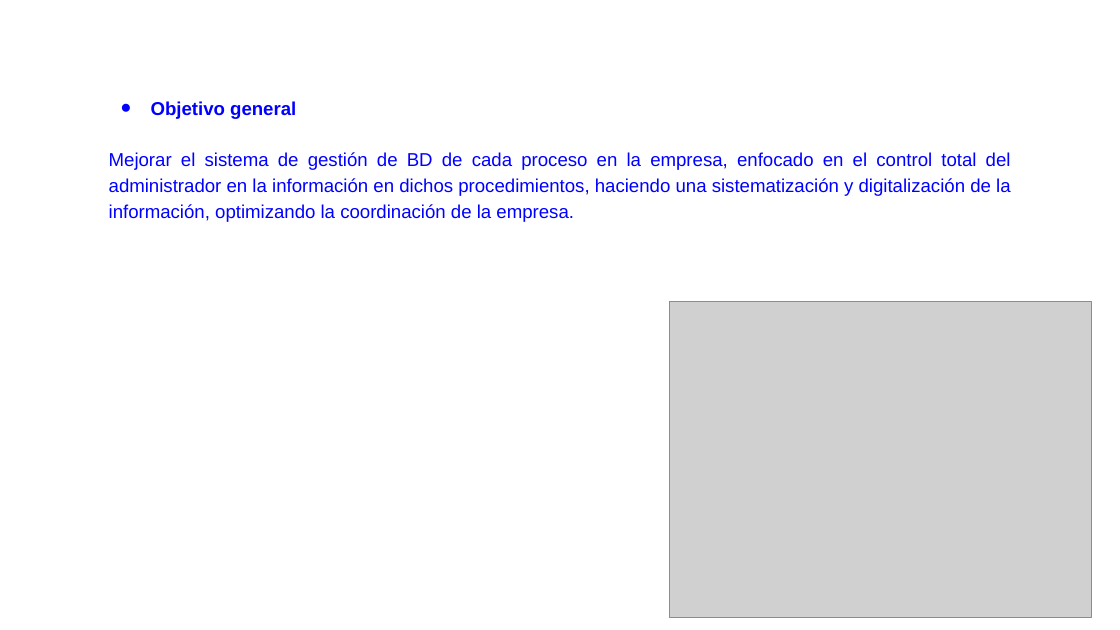
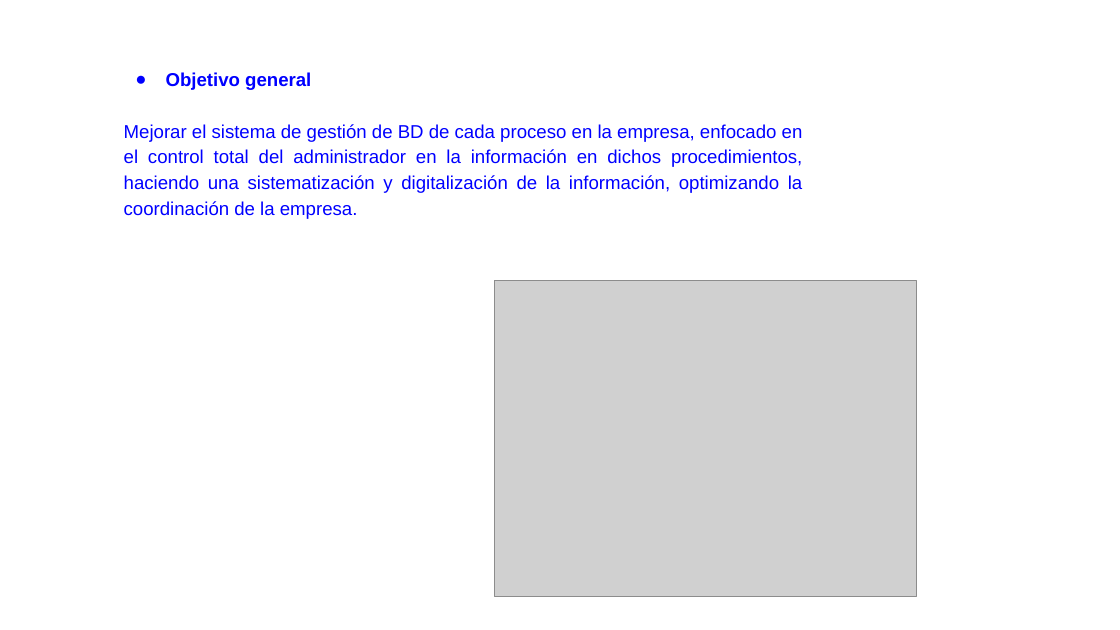
Before and after one commit to Stevenpc82/SOD-NiceJeans, a slide deck: slide 4 of 1.Presentacion de proyecto/PRESENTACION_AVANCES_PROYECTO.pptx. Drawn at 1120x630 pixels with LibreOffice and Linux fonts; fonts in the diff are those of the drawing; grey boxes stand for pictures; background and template pictures are left out. Boxes give left, top, right and bottom in pixels: in the first picture for what was removed or moved away, otherwise in the second. Text is boxed around its words. In the diff, an @@ line names an element or a change of style, - is before the commit and + after.

```diff
--- a/1.Presentacion de proyecto/PRESENTACION_AVANCES_PROYECTO.pptx
+++ b/1.Presentacion de proyecto/PRESENTACION_AVANCES_PROYECTO.pptx
@@ text "Objetivo general" rewrapped from bbox=[109, 101, 1011, 222] to bbox=[124, 72, 803, 219] @@
@@ picture: place and size @@
-picture at bbox=[670, 301, 1091, 618]
+picture at bbox=[494, 280, 916, 597]
```
Also in this commit, not shown: 2 other slides changed, 4 slides added, 3 slides removed, 1 other file.
